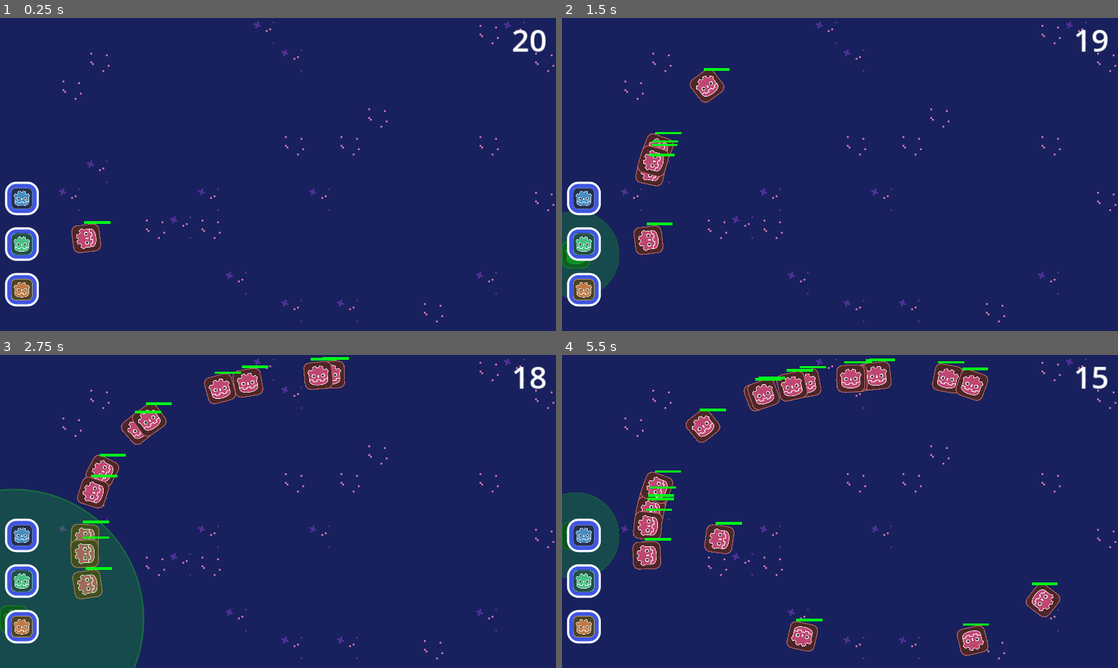
Above: before the commit, frames 1-4 (two rows, left to right).
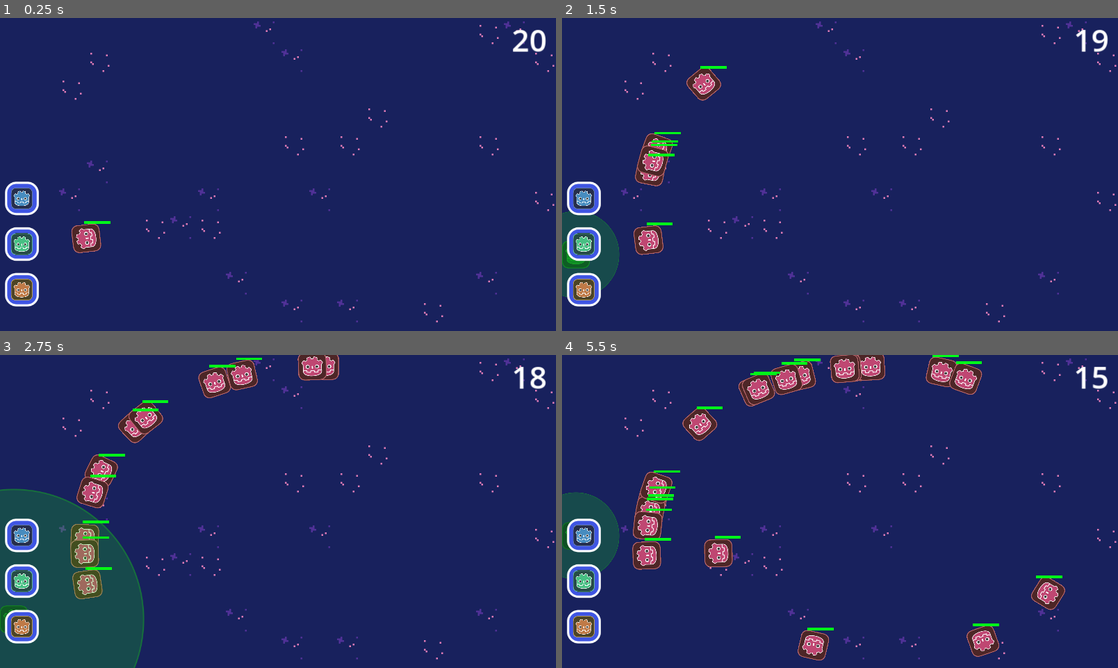
Above: after the commit, the same moments.

Repository: Galitie/20-sec-game-jam
Game: Godot game, scene res://Main.tscn
The game is run twice, just before and just after one commit, with the same random seed, the same clock (stepped at 60 frames per second) and the same inputs.
Inputs (mouse positions are in pixels of both pictures, inside the frame that each line leads up to):
- Up to frame 1 (0.25 s): no input
- Up to frame 2 (1.5 s): click (584, 199) at 0.5 s; click (584, 243) at 1.25 s
- Up to frame 3 (2.75 s): click (22, 627) at 2 s
- Up to frame 4 (5.5 s): click (584, 536) at 2.75 s; click (584, 580) at 3.5 s; click (584, 627) at 4.25 s; click (584, 536) at 5 s

The runs differ from the first frame. In frame 1, less than 0.1% of the frame differs, in the area x 12-13%, y 68-69%; in frame 2, 0.6%; in frame 3, 2.8%; in frame 4, 6.6%, in the area x 12-91%, y 0-98%.

Commit message:
made spiral nicer

Diff:
--- a/Main.tscn
+++ b/Main.tscn
@@ -129,7 +129,7 @@
 
 [sub_resource type="Curve2D" id="Curve2D_l10r2"]
 _data = {
-"points": PackedVector2Array(85.4111, 500.067, -85.4111, -500.067, 231.63, 544, 0, 0, 0, 0, 697.78, 54, -37.1952, -396.945, 37.1952, 396.945, 1160.03, 359, 0, 0, 0, 0, 708.507, 660, -13.776, 233.082, 13.776, -233.082, 383.762, 444, 0, 0, 0, 0, 675.35, 253, 6.88799, -128.548, -6.88799, 128.548, 1018.62, 400, 0, 0, 0, 0, 728.012, 554, 13.776, 108. …(62 unchanged characters)…
+"points": PackedVector2Array(85.4111, 500.067, -85.4111, -500.067, 231.63, 544, 0, 0, 0, 0, 689.003, 30, -37.1952, -396.945, 37.1952, 396.945, 1160.03, 359, 0, 0, 0, 0, 694.854, 681, -5.5104, 233.082, 5.5104, -233.082, 383.762, 444, 0, 0, 0, 0, 704.607, 201, -20.664, -190.703, 20.664, 190.703, 1005.95, 389, 0, 0, 0, 0, 728.012, 554, 13.776, 108. …(62 unchanged characters)…
 }
 point_count = 10
 
